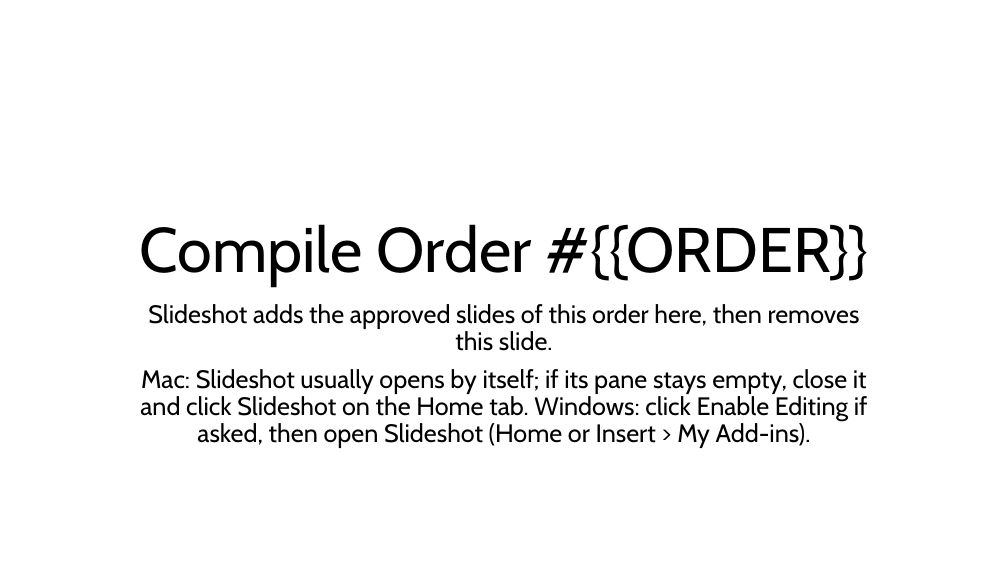
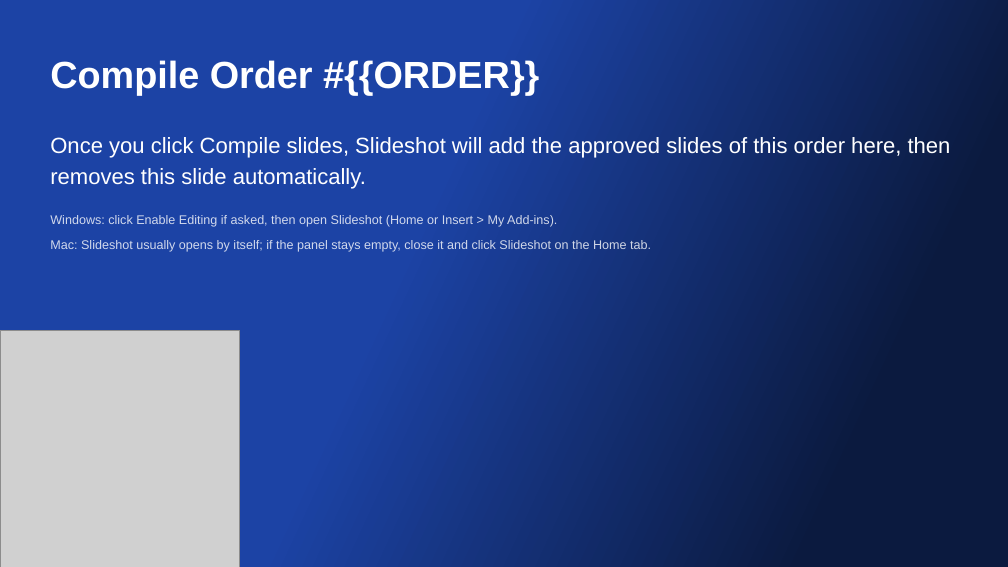
Before and after one commit to Ridhoofrahman/Slide-preview-automation, a slide deck: slide 1 of slide-qa-marker/assets/compile-starter.pptx. Drawn at 1008x567 pixels with LibreOffice and Linux fonts; fonts in the diff are those of the drawing; grey boxes stand for pictures. Boxes give left, top, right and bottom in pixels: in the first picture for what was removed or moved away, otherwise in the second. Text is boxed around its words. In the diff, an @@ line names an element or a change of style, - is before the commit and + after.

```diff
--- a/slide-qa-marker/assets/compile-starter.pptx
+++ b/slide-qa-marker/assets/compile-starter.pptx
@@ background #FFFFFF to gradient #1C43A5 to #0B1A3F @@
@@ text "Compile Order #{{ORDER}}": place and size @@
-text "Compile Order #{{ORDER}}" at (140,224,869,287)
+text "Compile Order #{{ORDER}}" at (50,60,539,95)
@@ text "Compile Order #{{ORDER}}" at (50,60,539,95): size 60 to 36 pt, font Cabin to Arial, text colour #000000 to #FFFFFF, bold on; alignment centre to left; line spacing 0.9 to 1; vertical alignment bottom to top @@
@@ text at (50,137,951,189): text changed; size 24 to 21 pt; font Cabin to Arial; text colour #000000 to #FFFFFF @@
-Slideshot adds the approved slides of this order here, then removes this slide.
-Mac: Slideshot usually opens by itself; if its pane stays empty, close it and click Slideshot on the Home tab. Windows: click Enable Editing if asked, then open Slideshot (Home or Insert > My Add-ins).
+Once you click Compile slides, Slideshot will add the approved slides of this order here, then removes this slide automatically.
@@ text added at (50,215,651,252), 12 pt, text #FFFFFF at 80% opacity @@
+Windows: click Enable Editing if asked, then open Slideshot (Home or Insert > My Add-ins).
+Mac: Slideshot usually opens by itself; if the panel stays empty, close it and click Slideshot on the Home tab.
@@ picture added at (0,331,240,567) @@
```
Also in this commit, not shown: 9 other files.
